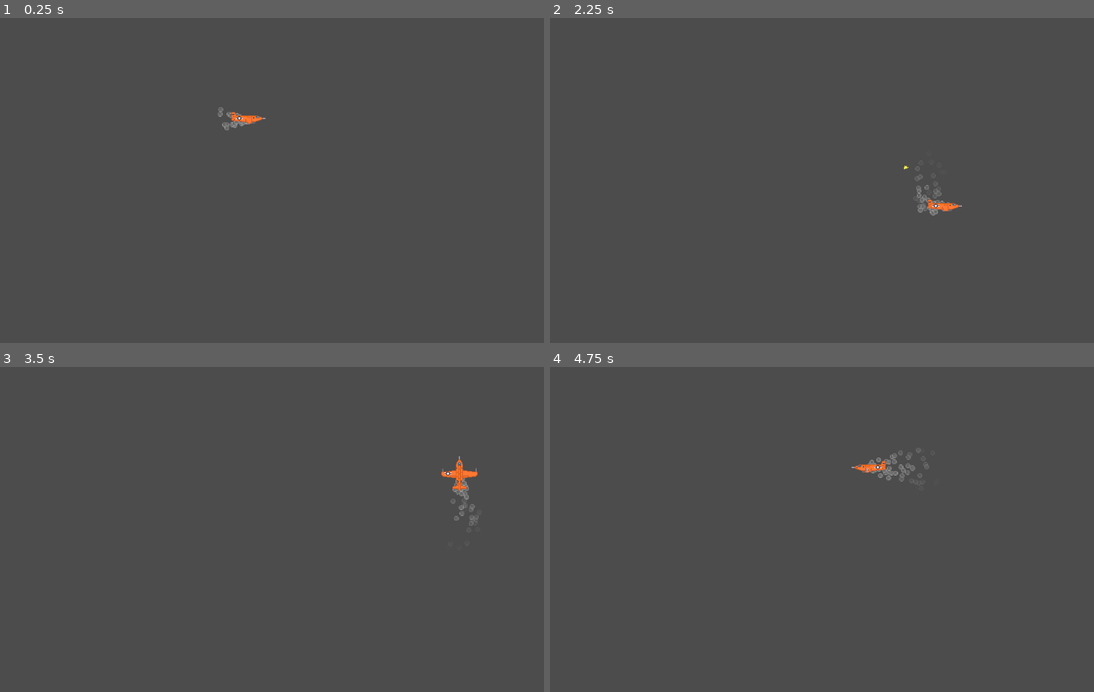
Above: before the commit, frames 1-4 (two rows, left to right).
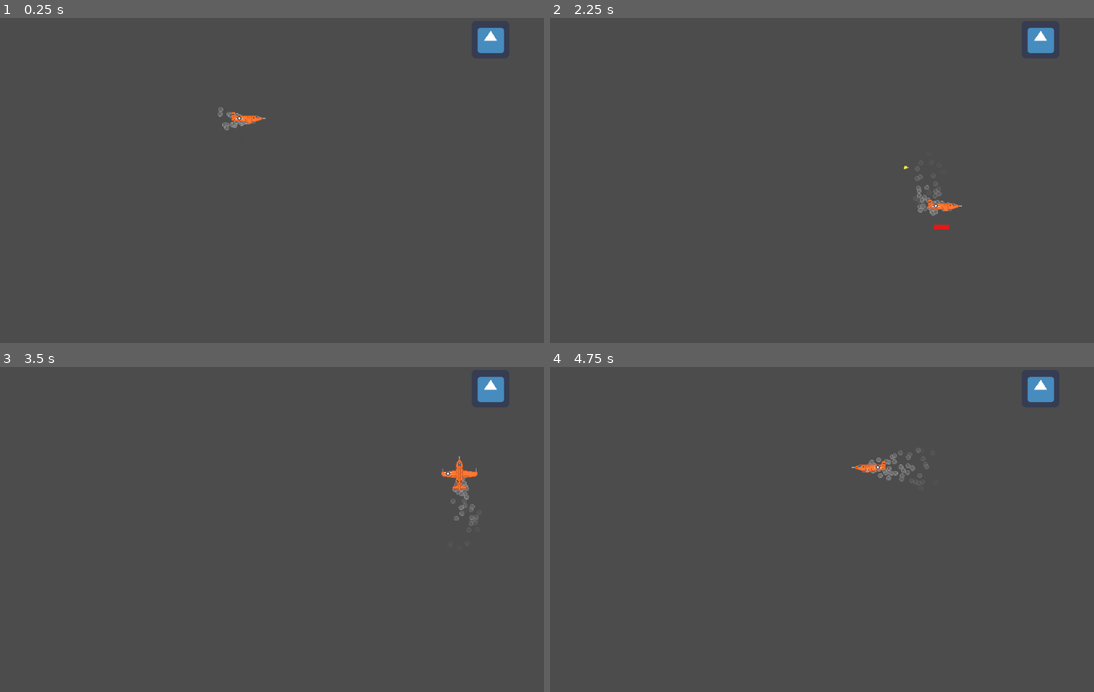
Above: after the commit, the same moments.

Repository: NOTsyrup/Plane-Game
Game: Godot game, scene res://TEMPSCENE.tscn
Same seed, same stepped clock (60 frames per second), same inputs: the game is played once before the commit and once after it. The project has no main scene, so this scene is started directly. The engine's default icon, where the game draws it, is replaced by a stand-in: a white triangle on a blue panel in a dark square.
Inputs (mouse positions are in pixels of both pictures, inside the frame that each line leads up to):
- Up to frame 1 (0.25 s): no input
- Up to frame 2 (2.25 s): move the mouse to (958, 177) at 0.52 s; hold D (player_right) 0.53-1.28 s; hold Space (shoot) 0.53-1.28 s; move the mouse to (707, 209) at 1.27 s; hold S (player_down) 1.28-2.03 s; tap Space (shoot) at 1.35 s; move the mouse to (887, 115) at 2.02 s; hold D (player_right) from 2.03 s (still down); hold Space (shoot) from 2.03 s (still down)
- Up to frame 3 (3.5 s): move the mouse to (244, 610) at 2.77 s; release D (player_right) at 2.78 s; release Space (shoot) at 2.78 s; hold W (player_up) from 2.78 s (still down); tap Space (shoot) at 2.85 s
- Up to frame 4 (4.75 s): move the mouse to (1006, 594) at 3.52 s; release W (player_up) at 3.53 s; hold Space (shoot) 3.53-4.28 s; hold A (player_left) from 3.53 s (still down); move the mouse to (647, 490) at 4.27 s; tap Space (shoot) at 4.35 s

The runs differ from the first frame. In frame 1, 0.4% of the frame differs, in the area x 87-93%, y 2-11%; in frame 2, 0.4%, in the area x 70-93%, y 2-66%; in frame 3, 0.4%; in frame 4, 0.4%.

Commit message:
A lot of stuff
Simple opacity animation on player hit, complete particle systems for projectile hitting something and player dying. Also added progress bar.

Diff:
--- /dev/null
+++ b/Kill.gd
@@ -0,0 +1,8 @@
+extends Area2D
+
+
+
+
+
+func _on_Area2D_body_entered(body):
+	body.take_damage(1)
--- a/Player/BasePlane.gd
+++ b/Player/BasePlane.gd
@@ -10,6 +10,8 @@
 
 var velocity = Vector2(1,0)
 var is_cooldown = true
+var can_take_damage = true
+var input = true
 
 
 func get_input():
@@ -68,9 +70,11 @@
 
 
 func _physics_process(delta):
-	get_input()
+	if input:
+		get_input()
 	animate()
 	shoot()
+	update_progress_bar()
 	velocity = move_and_slide(velocity)
 
 
@@ -83,12 +87,20 @@
 		projectile.set_projectile(self, get_global_mouse_position())
 
 		is_cooldown = false
-		$Timer.start()
+		$FireRateTimer.start()
+
+
+func update_progress_bar():
+	if not is_cooldown:
+		$TextureProgress.value = $FireRateTimer.time_left
+	else:
+		$TextureProgress.value = 0
 
 
 func _ready():
-	$Timer.wait_time = RATE_OF_FIRE
+	$FireRateTimer.wait_time = RATE_OF_FIRE
 	$Sprite.play()
+	$TextureProgress.max_value = RATE_OF_FIRE
 
 
 func _on_Timer_timeout():
@@ -96,13 +108,24 @@
 
 
 func take_damage(damage):
-	LIVES -= damage
-	print(LIVES)
-	#TODO: play damage animation
-	if LIVES <= 0:
-		player_death()
+	if can_take_damage:
+		LIVES -= damage
+		print(LIVES)
+		$AnimationPlayer.play("Hit")
+		if LIVES <= 0:
+			player_death()
+		can_take_damage = false
+		$OnHitTimer.start()
 
 
 func player_death():
-	#TODO: death particles
-	queue_free()
+	$TrailParticles.emitting = false
+	$ExplosionParticle.position = Vector2(0,0)
+	$ExplosionParticle.emitting = true
+	input = false
+	velocity = Vector2.ZERO
+	$Sprite.visible = false
+
+
+func _on_OnHitTimer_timeout():
+	can_take_damage = true
--- a/Player/BasePlane.tscn
+++ b/Player/BasePlane.tscn
@@ -1,12 +1,15 @@
-[gd_scene load_steps=13 format=2]
+[gd_scene load_steps=17 format=2]
 
 [ext_resource path="res://Player/Textures/Bell-X1.png" type="Texture" id=1]
 [ext_resource path="res://Player/BasePlane.gd" type="Script" id=2]
-[ext_resource path="res://Player/Particles/soot.png" type="Texture" id=3]
+[ext_resource path="res://Player/Particles/TrailParticles.tscn" type="PackedScene" id=3]
 [ext_resource path="res://Projectiles/BaseProjectile.tscn" type="PackedScene" id=4]
 [ext_resource path="res://Player/CollisionShapes/BaseRIGHTCollision.tres" type="Shape2D" id=5]
 [ext_resource path="res://Player/CollisionShapes/BaseUPCollision.tres" type="Shape2D" id=6]
 [ext_resource path="res://Player/CollisionShapes/BaseCORNERCollision.tres" type="Shape2D" id=7]
+[ext_resource path="res://Player/Particles/ExplosionParticle.tscn" type="PackedScene" id=8]
+[ext_resource path="res://Player/ProgressBar/FullProgress.png" type="Texture" id=9]
+[ext_resource path="res://Player/ProgressBar/NoProgress.png" type="Texture" id=10]
 
 [sub_resource type="AtlasTexture" id=2]
 atlas = ExtResource( 1 )
@@ -38,9 +41,37 @@
 "speed": 1.0
 } ]
 
-[sub_resource type="Gradient" id=1]
-offsets = PoolRealArray( 0.364641, 1 )
-colors = PoolColorArray( 1, 1, 1, 1, 1, 1, 1, 0 )
+[sub_resource type="Animation" id=6]
+resource_name = "Hit"
+length = 3.0
+step = 0.5
+tracks/0/type = "value"
+tracks/0/path = NodePath(".:modulate")
+tracks/0/interp = 1
+tracks/0/loop_wrap = true
+tracks/0/imported = false
+tracks/0/enabled = true
+tracks/0/keys = {
+"times": PoolRealArray( 0, 0.5, 1, 1.5, 2, 2.5, 3 ),
+"transitions": PoolRealArray( 1, 1, 1, 1, 1, 1, 1 ),
+"update": 0,
+"values": [ Color( 1, 1, 1, 1 ), Color( 1, 1, 1, 0.392157 ), Color( 1, 1, 1, 1 ), Color( 1, 1, 1, 0.392157 ), Color( 1, 1, 1, 1 ), Color( 1, 1, 1, 0.392157 ), Color( 1, 1, 1, 1 ) ]
+}
+
+[sub_resource type="Animation" id=7]
+length = 0.001
+tracks/0/type = "value"
+tracks/0/path = NodePath(".:modulate")
+tracks/0/interp = 1
+tracks/0/loop_wrap = true
+tracks/0/imported = false
+tracks/0/enabled = true
+tracks/0/keys = {
+"times": PoolRealArray( 0 ),
+"transitions": PoolRealArray( 1 ),
+"update": 0,
+"values": [ Color( 1, 1, 1, 1 ) ]
+}
 
 [node name="BasePlane" type="KinematicBody2D"]
 position = Vector2( 416, 172 )
@@ -63,25 +94,43 @@
 
 [node name="Camera2D" type="Camera2D" parent="."]
 
-[node name="CPUParticles2D" type="CPUParticles2D" parent="."]
-amount = 50
-lifetime = 0.5
-local_coords = false
-texture = ExtResource( 3 )
-emission_shape = 1
-emission_sphere_radius = 6.0
-direction = Vector2( 0, 0 )
-spread = 120.0
-gravity = Vector2( 0, 0 )
-initial_velocity = 80.0
-initial_velocity_random = 0.3
-angular_velocity = 3.0
-angular_velocity_random = 0.5
-color_ramp = SubResource( 1 )
-
 [node name="ProjectileSpawn" type="Position2D" parent="."]
 
-[node name="Timer" type="Timer" parent="."]
+[node name="FireRateTimer" type="Timer" parent="."]
 one_shot = true
 
-[connection signal="timeout" from="Timer" to="." method="_on_Timer_timeout"]
+[node name="OnHitTimer" type="Timer" parent="."]
+wait_time = 3.0
+one_shot = true
+
+[node name="TrailParticles" parent="." instance=ExtResource( 3 )]
+position = Vector2( 0, 0 )
+
+[node name="ExplosionParticle" parent="." instance=ExtResource( 8 )]
+position = Vector2( -416, -172 )
+emitting = false
+one_shot = true
+
+[node name="AnimationPlayer" type="AnimationPlayer" parent="."]
+anims/Hit = SubResource( 6 )
+anims/RESET = SubResource( 7 )
+
+[node name="TextureProgress" type="TextureProgress" parent="."]
+anchor_right = 1.0
+margin_left = -19.0
+margin_top = 32.0
+margin_right = 13.0
+margin_bottom = 40.0
+rect_min_size = Vector2( 32, 3 )
+max_value = 5.0
+step = 0.0
+value = 5.0
+texture_under = ExtResource( 10 )
+texture_progress = ExtResource( 9 )
+nine_patch_stretch = true
+__meta__ = {
+"_edit_use_anchors_": false
+}
+
+[connection signal="timeout" from="FireRateTimer" to="." method="_on_Timer_timeout"]
+[connection signal="timeout" from="OnHitTimer" to="." method="_on_OnHitTimer_timeout"]
--- a/Player/Particles/ExplosionParticle.tscn
+++ b/Player/Particles/ExplosionParticle.tscn
@@ -9,7 +9,6 @@
 amount = 25
 speed_scale = 2.5
 explosiveness = 1.0
-local_coords = false
 texture = ExtResource( 1 )
 emission_shape = 1
 emission_sphere_radius = 3.5
--- /dev/null
+++ b/Player/Particles/HitParticle.tscn
@@ -0,0 +1,16 @@
+[gd_scene load_steps=2 format=2]
+
+[ext_resource path="res://Player/Particles/ImpactParticle.png" type="Texture" id=1]
+
+[node name="HitParticle" type="CPUParticles2D"]
+emitting = false
+amount = 4
+one_shot = true
+explosiveness = 1.0
+texture = ExtResource( 1 )
+direction = Vector2( 0, -0.3 )
+spread = 45.46
+gravity = Vector2( 0, 150 )
+initial_velocity = 80.0
+initial_velocity_random = 0.52
+color = Color( 0.427451, 0.4, 0.4, 1 )
--- /dev/null
+++ b/Player/Particles/TrailParticles.tscn
@@ -0,0 +1,24 @@
+[gd_scene load_steps=3 format=2]
+
+[ext_resource path="res://Player/Particles/soot.png" type="Texture" id=1]
+
+[sub_resource type="Gradient" id=1]
+offsets = PoolRealArray( 0.364641, 1 )
+colors = PoolColorArray( 1, 1, 1, 1, 1, 1, 1, 0 )
+
+[node name="TrailParticles" type="CPUParticles2D"]
+position = Vector2( 416, 172 )
+amount = 50
+lifetime = 0.5
+local_coords = false
+texture = ExtResource( 1 )
+emission_shape = 1
+emission_sphere_radius = 6.0
+direction = Vector2( 0, 0 )
+spread = 120.0
+gravity = Vector2( 0, 0 )
+initial_velocity = 80.0
+initial_velocity_random = 0.3
+angular_velocity = 3.0
+angular_velocity_random = 0.5
+color_ramp = SubResource( 1 )
--- a/Projectiles/BaseProjectile.gd
+++ b/Projectiles/BaseProjectile.gd
@@ -20,7 +20,6 @@
 func _ready():
 	print(get_parent())
 	look_at(target)
-	print(rotation_degrees)
 
 
 func _on_VisibilityNotifier2D_screen_exited():
@@ -39,5 +38,6 @@
 func _on_Area2D_body_entered(body):
 	if body.has_method("take_damage") and body != plane_that_shot:
 		body.take_damage(DAMAGE)
-		#TODO: hit particles
+		$HitParticle.emitting = true
+		$Sprite.hide()
 		queue_free()
--- a/Projectiles/BaseProjectile.tscn
+++ b/Projectiles/BaseProjectile.tscn
@@ -1,7 +1,8 @@
-[gd_scene load_steps=4 format=2]
+[gd_scene load_steps=5 format=2]
 
 [ext_resource path="res://Player/Textures/base-projectile1.png" type="Texture" id=1]
 [ext_resource path="res://Projectiles/BaseProjectile.gd" type="Script" id=2]
+[ext_resource path="res://Player/Particles/HitParticle.tscn" type="PackedScene" id=3]
 
 [sub_resource type="RectangleShape2D" id=1]
 extents = Vector2( 3.5, 4 )
@@ -37,5 +38,7 @@
 [node name="VisibilityNotifier2D" type="VisibilityNotifier2D" parent="."]
 visible = false
 
+[node name="HitParticle" parent="." instance=ExtResource( 3 )]
+
 [connection signal="body_entered" from="Area2D" to="." method="_on_Area2D_body_entered"]
 [connection signal="screen_exited" from="VisibilityNotifier2D" to="." method="_on_VisibilityNotifier2D_screen_exited"]
--- a/TEMPSCENE.tscn
+++ b/TEMPSCENE.tscn
@@ -1,7 +1,25 @@
-[gd_scene load_steps=2 format=2]
+[gd_scene load_steps=5 format=2]
 
+[ext_resource path="res://Kill.gd" type="Script" id=1]
 [ext_resource path="res://Player/BasePlane.tscn" type="PackedScene" id=2]
+[ext_resource path="res://icon.png" type="Texture" id=3]
+
+[sub_resource type="RectangleShape2D" id=1]
+extents = Vector2( 31.5, 31 )
 
 [node name="Node2D" type="Node2D"]
 
 [node name="Player" parent="." instance=ExtResource( 2 )]
+
+[node name="Area2D" type="Area2D" parent="."]
+position = Vector2( 879, 37 )
+script = ExtResource( 1 )
+
+[node name="Sprite" type="Sprite" parent="Area2D"]
+texture = ExtResource( 3 )
+
+[node name="CollisionShape2D" type="CollisionShape2D" parent="Area2D"]
+position = Vector2( 0.5, 1 )
+shape = SubResource( 1 )
+
+[connection signal="body_entered" from="Area2D" to="Area2D" method="_on_Area2D_body_entered"]
--- a/project.godot
+++ b/project.godot
@@ -12,6 +12,10 @@
 
 config/name="Plane Game"
 config/icon="res://icon.png"
+
+[display]
+
+mouse_cursor/custom_image="res://CrosshairTEMP.png"
 
 [input]
 
Binary file added: Player/Particles/ImpactParticle.png
Not shown, added: Player/Particles/ImpactParticle.png.import
Binary file added: Player/ProgressBar/FullProgress.png
Not shown, added: Player/ProgressBar/FullProgress.png.import
Binary file added: Player/ProgressBar/NoProgress.png
Not shown, added: Player/ProgressBar/NoProgress.png.import
